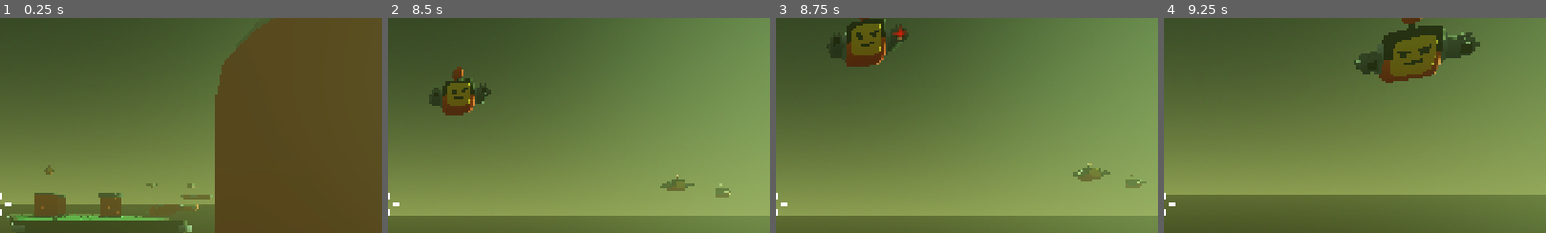
Above: before the commit, frames 1-4 (left to right).
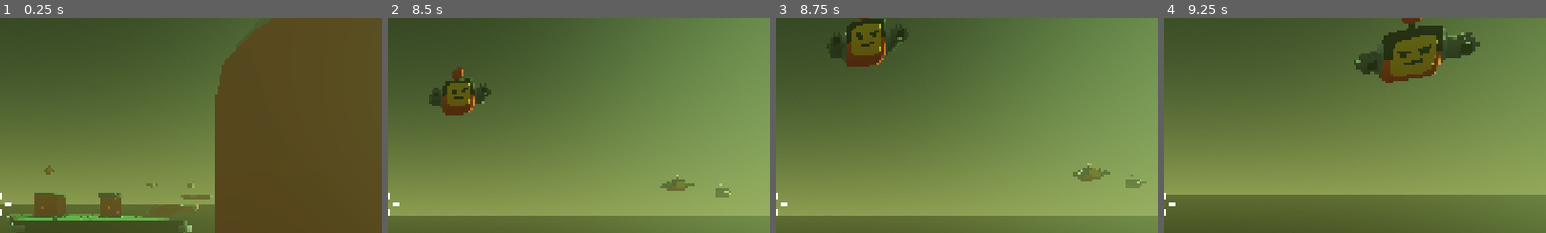
Above: after the commit, the same moments.

Repository: Stone-keep/3d_first_person_shooter
Game: Godot game, scene res://scenes/game.tscn
Two runs of this game, one before a commit and one after it. Both use one fixed random seed, a clock stepped at 60 frames per second and the inputs below. Sound files missing from this copy of the repository are replaced by a short silence.
Inputs (mouse positions are % of the whole screen's width and height, from its top left):
- Up to frame 1 (0.25 s): no input
- Up to frame 2 (8.5 s): move the mouse to (55, 50) at 0.52 s; press the mouse at (55, 50) at 0.53 s; hold W (forward) 0.53-5.78 s; tap Space (jump) at 0.77, 1.52, 3.02, 3.77, 4.52, 6.02, 6.77, 7.52 s; move the mouse to (45, 50) at 1.27 s; release the mouse at (45, 50) at 1.28 s; tap Shift (run) at 1.35, 5.85 s; move the mouse to (52, 48) at 2.02 s; tap E (toggle_weapon) at 2.1, 4.35, 6.6 s; move the mouse to (49, 52) at 2.77 s; click (49, 52) at 2.85 s; move the mouse to (57, 51) at 3.52 s; hold Shift (run) 3.53-4.28 s; move the mouse to (42, 49) at 4.27 s; move the mouse to (51, 50) at 5.02 s; press the mouse at (51, 50) at 5.03 s; move the mouse to (46, 48) at 5.77 s; release the mouse at (46, 48) at 5.78 s; hold D (right) 5.78-6.53 s; move the mouse to (55, 50) at 6.52 s; hold W (forward) from 6.53 s (still down); move the mouse to (45, 50) at 7.27 s; click (45, 50) at 7.35 s; move the mouse to (52, 48) at 8.02 s; hold Shift (run) from 8.03 s (still down)
- Up to frame 3 (8.75 s): keep holding W (forward); keep holding Shift (run)
- Up to frame 4 (9.25 s): move the mouse to (49, 52) at 8.77 s; release W (forward) at 8.78 s; release Shift (run) at 8.78 s; hold A (left) from 8.78 s (still down); tap E (toggle_weapon) at 8.85 s; tap Space (jump) at 9.02 s
The pictures show only the part of the screen within x 50-100%, y 7-57%; the shares and areas given below are measured in that part.

Frames 1-2 are identical in both runs. In frame 3, 0.1% of the frame differs, in the area x 30-35%, y 3-11%; in frame 4, nothing differs.

Commit message:
Add targeted enemy health and name display

Diff:
--- a/scenes/enemy.gd
+++ b/scenes/enemy.gd
@@ -22,9 +22,22 @@
 var player: CharacterBody3D
 var starting_position: Vector3
 var starting_rotation: Vector3
-
+var max_health: int
+var current_health: int
+
+var enemy_names := [
+	"Scrapjaw",
+	"Boltface",
+	"Clank",
+	"Redcap",
+	"Iron Grin",
+	"Buzzbox",
+	"Rivet",
+	"Snarlbot",
+	"Chrome Dome",
+	"Angry Toaster"
+]
 var enemy_name: String
-var enemy_names := ["Robo", "Robo #2", "Robo #3"]
 
 var current_barrel := 0
 
@@ -37,6 +50,8 @@
 		sprite.modulate = Color(0.99, 0.0, 0.05, randf_range(0.6, 0.8))
 
 	enemy_name = enemy_names.pick_random()
+	max_health = health
+	current_health = max_health
 	starting_position = position
 	starting_rotation = rotation_degrees
 
@@ -70,12 +85,10 @@
 			start_idle_animation()
 
 		EnemyState.ATTACKING:
-			stop_idle_animation()
 			shoot_timer.start()
 
 		EnemyState.DYING:
 			player = null
-			stop_idle_animation()
 			shoot_timer.stop()
 			die_animation()
 
@@ -137,10 +150,20 @@
 	if state == EnemyState.DYING:
 		return
 	flash()
-	health -= hit_damage
-	print(health)
-	if health <= 0:
+	current_health -= hit_damage
+	print(current_health)
+	if current_health <= 0:
 		set_state(EnemyState.DYING)
+
+func can_show_target_info() -> bool:
+	return state != EnemyState.DYING
+
+func get_target_info() -> Dictionary:
+	return {
+		"name": enemy_name,
+		"current_health": current_health,
+		"max_health": max_health
+	}
 
 func shoot() -> void:
 	muzzle_flash()
--- a/scenes/enemy.tscn
+++ b/scenes/enemy.tscn
@@ -225,6 +225,7 @@
 
 [node name="MuzzleFlash" type="Node3D" parent="Model" unique_id=1390510960]
 transform = Transform3D(1, 0, 0, 0, 1, 0, 0, 0, 1, 0, 0.32853162, 0)
+visible = false
 
 [node name="LeftBarrel" type="Sprite3D" parent="Model/MuzzleFlash" unique_id=699871129]
 transform = Transform3D(0.4, 0, 0, 0, 0.4, 0, 0, 0, 0.4, 0.45003617, -0.027542502, 0.43636626)
--- a/scenes/game.gd
+++ b/scenes/game.gd
@@ -15,6 +15,8 @@
 	player.health_changed.connect(_on_player_health_changed)
 	player.ammo_changed.connect(_on_player_ammo_changed)
 	player.weapon_reload.connect(_on_player_weapon_reload)
+	player.targeted_enemy_updated.connect(_on_player_targeted_enemy_updated)
+	player.targeted_enemy_lost.connect(_on_player_targeted_enemy_lost)
 	hud.update_player_current_hp(player.current_health, player.max_health)
 	enviornement_animation()
 
@@ -53,3 +55,9 @@
 
 func _on_player_weapon_reload(max_ammo: int, time: float):
 	await hud.reload_progress(max_ammo, time)
+
+func _on_player_targeted_enemy_updated(enemy_name: String, current_health: int, max_health: int):
+	hud.update_enemy_info(enemy_name, current_health, max_health)
+
+func _on_player_targeted_enemy_lost():
+	hud.hide_enemy_info()
--- a/scenes/game.tscn
+++ b/scenes/game.tscn
@@ -98,7 +98,7 @@
 transform = Transform3D(1, 0, 0, 0, 1, 0, 0, 0, 1, 39.93774, 8.0412855, 59.890404)
 
 [node name="Enemy9" parent="Characters" unique_id=1526879963 instance=ExtResource("2_yqjtg")]
-transform = Transform3D(0.30368388, 0, -0.9527729, 0, 1, 0, 0.9527729, 0, 0.30368388, 11.810993, 9.71456, 59.022125)
+transform = Transform3D(0.47295067, 0, -0.881089, 0, 1, 0, 0.881089, 0, 0.47295067, 7.170933, 4.971527, 63.39465)
 
 [node name="Enemy10" parent="Characters" unique_id=397139771 instance=ExtResource("2_yqjtg")]
 transform = Transform3D(-0.9988442, 0, -0.048065405, 0, 1, 0, 0.048065405, 0, -0.9988442, -12.4305, 5.5466013, 55.071247)
--- a/scenes/hud.gd
+++ b/scenes/hud.gd
@@ -7,6 +7,9 @@
 @onready var ammo_label: Label = $Control/PlayerInfo/AmmoLabel
 @onready var reload_container: VBoxContainer = $Control/Reload
 @onready var reload_progress_bar: ProgressBar = $Control/Reload/ReloadProgress
+@onready var enemy_info: VBoxContainer = $Control/EnemyInfo
+@onready var enemy_name_label: Label = $Control/EnemyInfo/EnemyNameLabel
+@onready var enemy_health_bar: ProgressBar = $Control/EnemyInfo/EnemyHealthBar
 
 func update_player_current_hp(current_health: int, max_health: int):
 	player_hp_bar.max_value = max_health
@@ -26,6 +29,15 @@
 func update_ammo(current_ammo: int, max_ammo: int):
 	ammo_label.text = "Ammo: %s/%s" % [current_ammo, max_ammo]
 
+func update_enemy_info(enemy_name: String, current_health: int, max_health: int) -> void:
+	enemy_info.show()
+	enemy_name_label.text = enemy_name
+	enemy_health_bar.max_value = max_health
+	enemy_health_bar.value = current_health
+
+func hide_enemy_info() -> void:
+	enemy_info.hide()
+
 func reload_progress(max_ammo: int, time: float):
 	reload_progress_bar.value = 0
 	reload_container.show()
--- a/scenes/hud.tscn
+++ b/scenes/hud.tscn
@@ -5,6 +5,25 @@
 [ext_resource type="Texture2D" uid="uid://cvhwgxsjqkicq" path="res://sprites/health_bar_empty_simple.png" id="3_5ysmq"]
 [ext_resource type="Texture2D" uid="uid://c7e8kv5o6sykr" path="res://sprites/health_bar_progress_red.png" id="3_uo2fv"]
 [ext_resource type="Texture2D" uid="uid://bwqfotxe6i73w" path="res://sprites/health_bar_progress_green.png" id="4_6fi6k"]
+
+[sub_resource type="StyleBoxFlat" id="StyleBoxFlat_enemy_bg"]
+bg_color = Color(0.02745098, 0.03137255, 0.02745098, 0.78)
+border_width_left = 2
+border_width_top = 2
+border_width_right = 2
+border_width_bottom = 2
+border_color = Color(0.53333336, 0.6117647, 0.3372549, 0.9)
+corner_radius_top_left = 4
+corner_radius_top_right = 4
+corner_radius_bottom_right = 4
+corner_radius_bottom_left = 4
+
+[sub_resource type="StyleBoxFlat" id="StyleBoxFlat_enemy_fill"]
+bg_color = Color(0.92941177, 0.23529412, 0.12156863, 1)
+corner_radius_top_left = 3
+corner_radius_top_right = 3
+corner_radius_bottom_right = 3
+corner_radius_bottom_left = 3
 
 [sub_resource type="StyleBoxFlat" id="StyleBoxFlat_uo2fv"]
 content_margin_left = 200.0
@@ -46,6 +65,37 @@
 layout_mode = 2
 texture = ExtResource("1_ahhtf")
 stretch_mode = 4
+
+[node name="EnemyInfo" type="VBoxContainer" parent="Control" unique_id=821549193]
+visible = false
+custom_minimum_size = Vector2(420, 70)
+layout_mode = 1
+anchors_preset = -1
+anchor_left = 0.5
+anchor_right = 0.5
+offset_left = -210.0
+offset_top = 26.0
+offset_right = 210.0
+offset_bottom = 96.0
+grow_horizontal = 2
+theme_override_constants/separation = 6
+
+[node name="EnemyNameLabel" type="Label" parent="Control/EnemyInfo" unique_id=1784461965]
+layout_mode = 2
+theme_override_colors/font_outline_color = Color(0, 0, 0, 1)
+theme_override_constants/outline_size = 8
+theme_override_font_sizes/font_size = 32
+text = "Enemy"
+horizontal_alignment = 1
+
+[node name="EnemyHealthBar" type="ProgressBar" parent="Control/EnemyInfo" unique_id=1425837920]
+custom_minimum_size = Vector2(420, 24)
+layout_mode = 2
+theme_override_styles/background = SubResource("StyleBoxFlat_enemy_bg")
+theme_override_styles/fill = SubResource("StyleBoxFlat_enemy_fill")
+max_value = 20.0
+value = 20.0
+show_percentage = false
 
 [node name="PlayerInfo" type="VBoxContainer" parent="Control" unique_id=1208588665]
 custom_minimum_size = Vector2(500, 150)
--- a/scenes/player.gd
+++ b/scenes/player.gd
@@ -43,6 +43,9 @@
 var is_swapping_weapons := false
 signal ammo_changed(current_ammo: int, max_ammo: int)
 signal weapon_reload(max_ammo: int, time: float)
+signal targeted_enemy_updated(enemy_name: String, current_health: int, max_health: int)
+signal targeted_enemy_lost()
+var targeted_enemy: Node3D
 
 # Health
 var max_health := 50
@@ -59,6 +62,7 @@
 
 func _physics_process(delta: float) -> void:
 	get_input(delta)
+	update_targeted_enemy()
 	move(delta)
 	jump_and_fall(delta)
 	move_and_slide()
@@ -134,6 +138,20 @@
 func check_for_target() -> Object:
 	return shoot_raycast.get_collider()
 
+func update_targeted_enemy() -> void:
+	var target = check_for_target()
+	if target and target.is_in_group("enemies") and target.can_show_target_info():
+		targeted_enemy = target
+		var target_info: Dictionary = target.get_target_info()
+		targeted_enemy_updated.emit(
+			target_info["name"],
+			target_info["current_health"],
+			target_info["max_health"]
+		)
+	elif targeted_enemy:
+		targeted_enemy = null
+		targeted_enemy_lost.emit()
+
 func shoot() -> void:
 	if is_swapping_weapons or current_weapon_node.is_on_cooldown or current_weapon_node.is_reloading:
 		return
